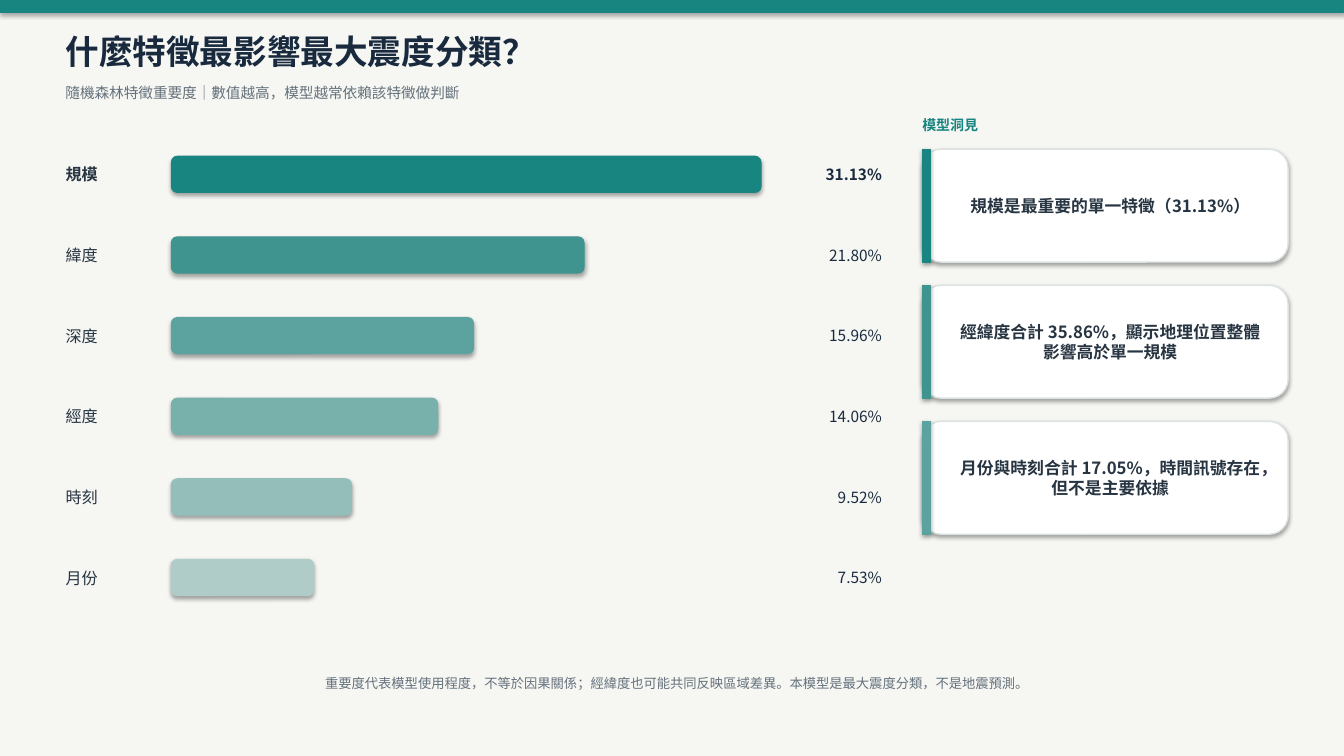
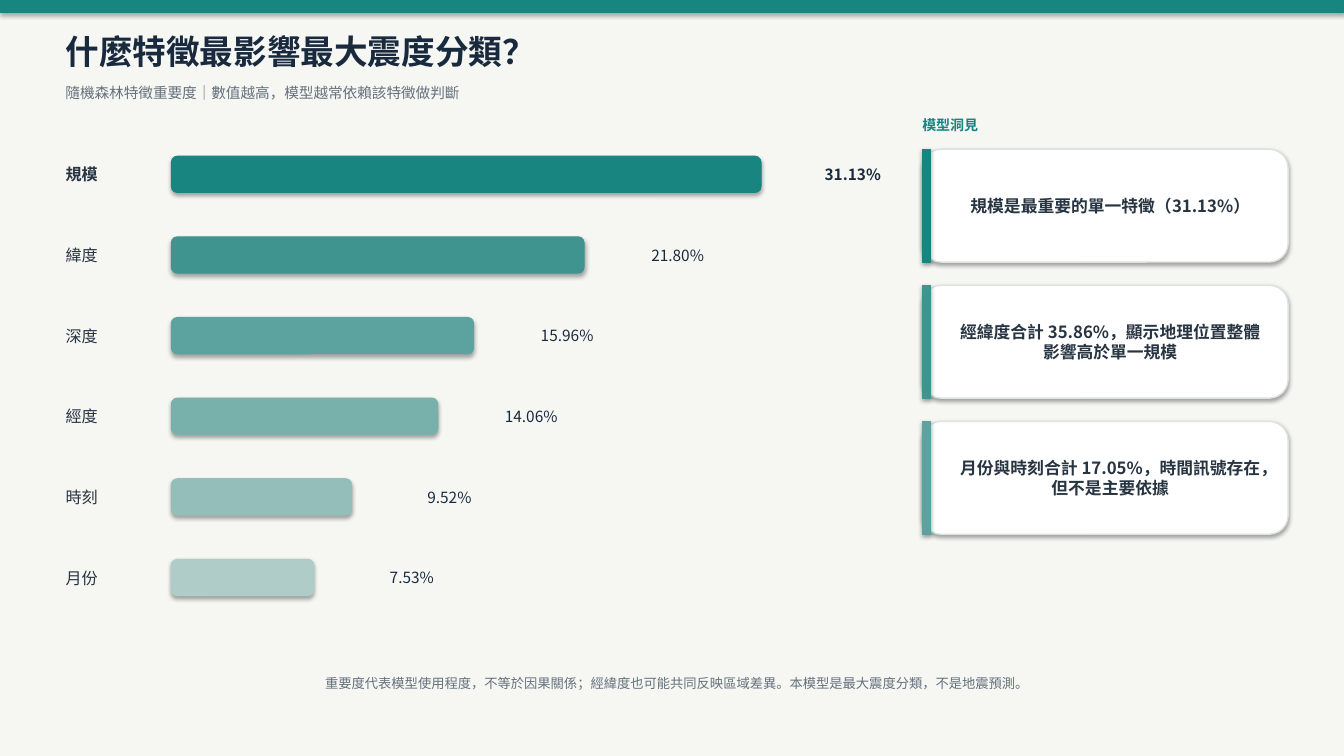
Before and after one commit to yamopeng0918/react-deckgl-project1, a slide deck: slide 1 of data/model/random-forest-feature-importance.pptx. Drawn at 1344x756 pixels with LibreOffice and Linux fonts; fonts in the diff are those of the drawing. Boxes give left, top, right and bottom in pixels: in the first picture for what was removed or moved away, otherwise in the second. Text is boxed around its words. In the diff, an @@ line names an element or a change of style, - is before the commit and + after.

```diff
--- a/data/model/random-forest-feature-importance.pptx
+++ b/data/model/random-forest-feature-importance.pptx
@@ text "21.80%": place and size @@
-text "21.80%" at (829, 249, 882, 261)
+text "21.80%" at (651, 249, 704, 261)
@@ text "15.96%": place and size @@
-text "15.96%" at (829, 329, 882, 341)
+text "15.96%" at (541, 329, 594, 341)
@@ text "14.06%": place and size @@
-text "14.06%" at (829, 410, 882, 422)
+text "14.06%" at (505, 410, 558, 422)
@@ text "9.52%": place and size @@
-text "9.52%" at (838, 491, 882, 503)
+text "9.52%" at (427, 491, 471, 503)
@@ text "7.53%": place and size @@
-text "7.53%" at (838, 571, 882, 583)
+text "7.53%" at (390, 571, 434, 583)
```
Also in this commit, not shown: 3 other files.
